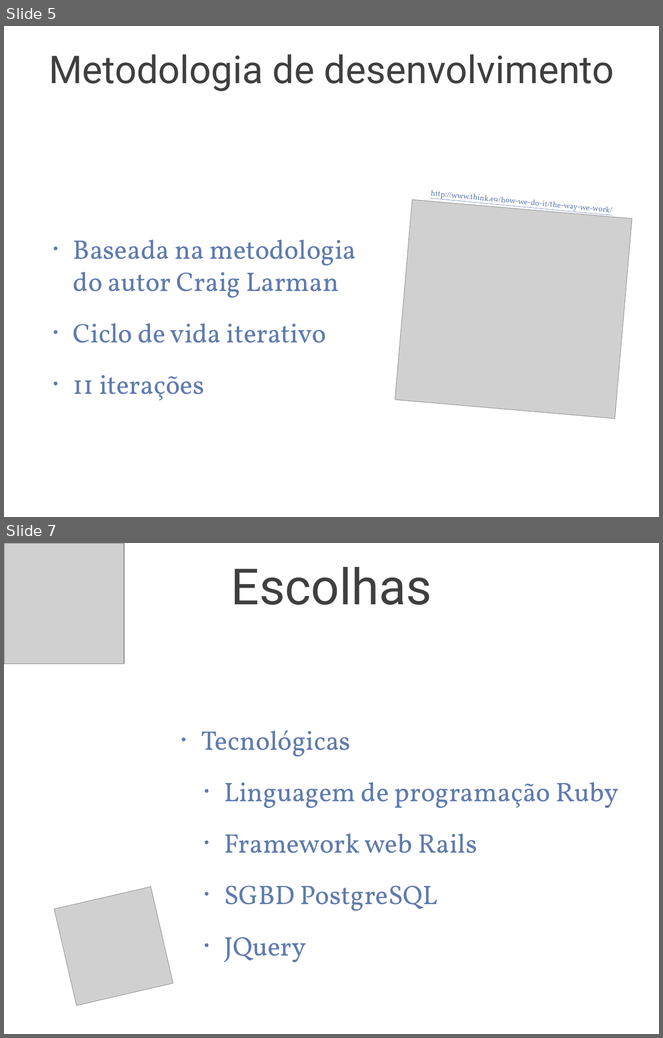
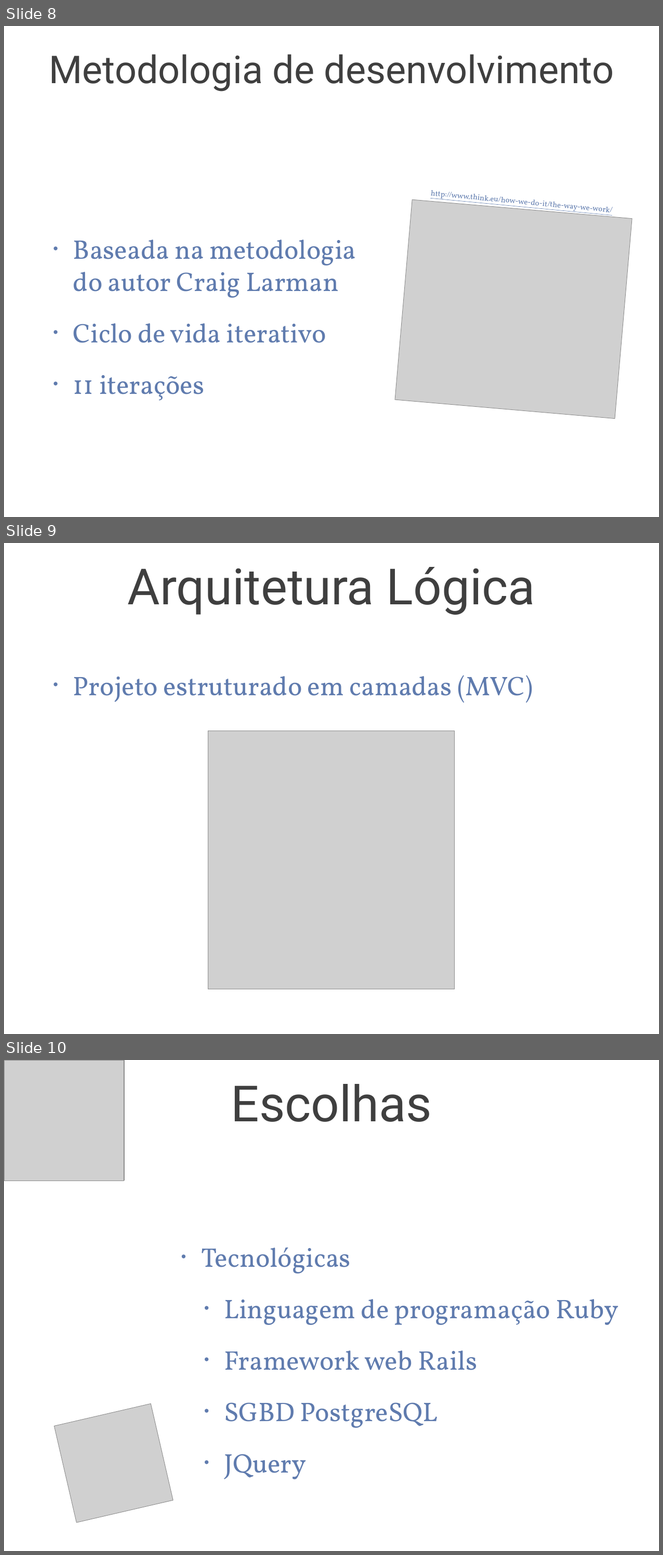
Before and after one commit to tulios/projetofinal-roteiros, a slide deck: apresentacao/apresentacao.ppt. Shown one above the other, each under a label of ours: slides 5 and 7 before the commit, slides 8, 9 and 10 after it; the slides between them are not shown. The pictures are 663x1038 and 663x1555 pixels, drawn with LibreOffice and Linux fonts; fonts in the diff are those of the drawing; grey boxes stand for pictures; background and template pictures are left out. Boxes give left, top, right and bottom in pixels: in the first picture for what was removed or moved away, otherwise in the second. Text is boxed around its words. In the diff, an @@ line names an element or a change of style, - is before the commit and + after.

```diff
--- a/apresentacao/apresentacao.ppt
+++ b/apresentacao/apresentacao.ppt
@@ slide 9 added at (x1=4, y1=543, x2=659, y2=1034), background picture (left out) @@
@@ title added at (x1=128, y1=567, x2=535, y2=615), 78 pt, text #3F3F3F @@
+Arquitetura Lógica
@@ text added at (x1=73, y1=675, x2=533, y2=703), 42 pt, text #5F7BAE @@
+• Projeto estruturado em camadas (MVC)
@@ picture added at (x1=208, y1=731, x2=455, y2=990) @@
@@ what was slide 5 is now slide 8 @@
@@ what was slide 7 is now slide 10 @@
```
Also in this commit, not shown: 5 slides changed, 3 other slides added, 1 slide removed, 2 other files.
